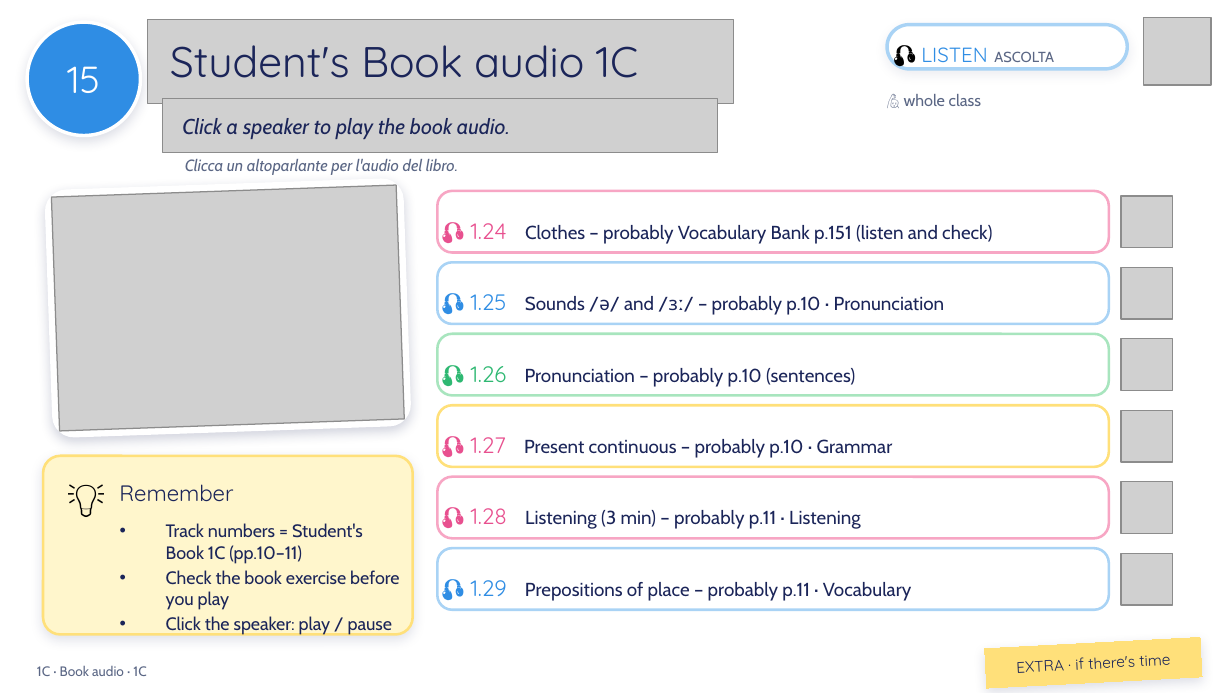
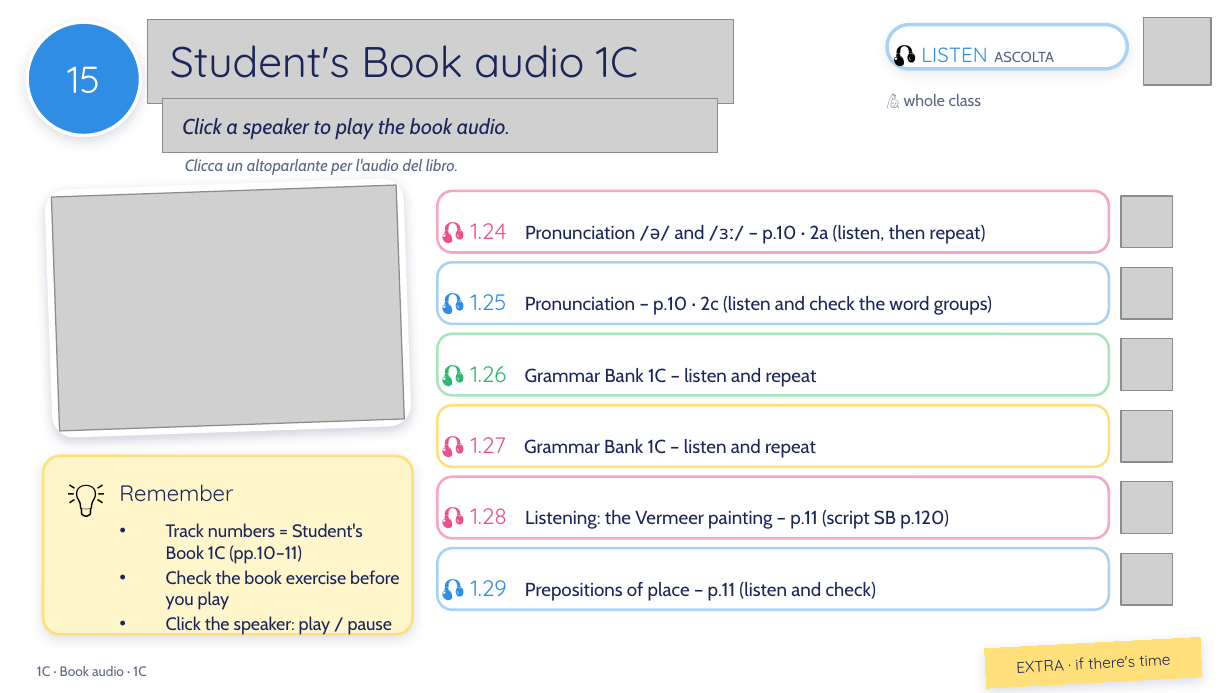
Before and after one commit to londonlanguageschool/Bagheria-, a slide deck: slide 15 of materials/A2/A2_1C_The_Remake_Project_v3.pptx. Drawn at 1232x693 pixels with LibreOffice and Linux fonts; fonts in the diff are those of the drawing; grey boxes stand for pictures; background and template pictures are left out. Boxes give left, top, right and bottom in pixels: in the first picture for what was removed or moved away, otherwise in the second. Text is boxed around its words. In the diff, an @@ line names an element or a change of style, - is before the commit and + after.

```diff
--- a/materials/A2/A2_1C_The_Remake_Project_v3.pptx
+++ b/materials/A2/A2_1C_The_Remake_Project_v3.pptx
@@ text in rounded rectangle at <box>471,223,986,244</box>: text changed @@
-🎧 1.24 Clothes – probably Vocabulary Bank p.151 (listen and check)
+🎧 1.24 Pronunciation /ə/ and /ɜː/ – p.10 · 2a (listen, then repeat)
@@ text in rounded rectangle at <box>471,294,992,315</box>: text changed @@
-🎧 1.25 Sounds /ə/ and /ɜː/ – probably p.10 · Pronunciation
+🎧 1.25 Pronunciation – p.10 · 2c (listen and check the word groups)
@@ text in rounded rectangle at <box>471,366,817,387</box>: text changed @@
-🎧 1.26 Pronunciation – probably p.10 (sentences)
+🎧 1.26 Grammar Bank 1C – listen and repeat
@@ text in rounded rectangle at <box>471,437,816,458</box>: text changed @@
-🎧 1.27 Present continuous – probably p.10 · Grammar
+🎧 1.27 Grammar Bank 1C – listen and repeat
@@ text in rounded rectangle at <box>471,508,949,529</box>: text changed @@
-🎧 1.28 Listening (3 min) – probably p.11 · Listening
+🎧 1.28 Listening: the Vermeer painting – p.11 (script SB p.120)
@@ text in rounded rectangle at <box>471,580,876,601</box>: text changed @@
-🎧 1.29 Prepositions of place – probably p.11 · Vocabulary
+🎧 1.29 Prepositions of place – p.11 (listen and check)
```
